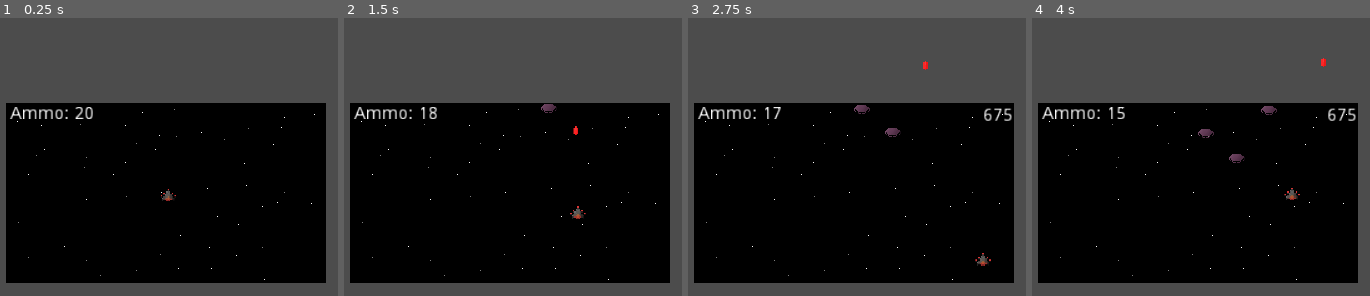
Above: before the commit, frames 1-4 (left to right).
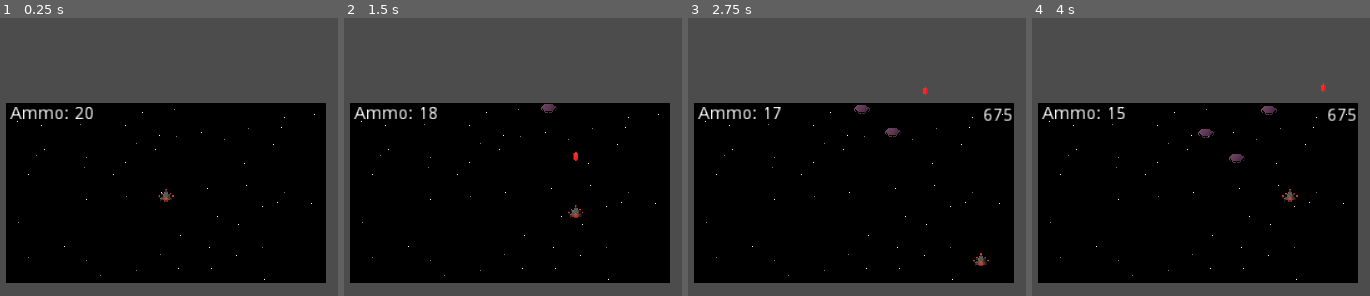
Above: after the commit, the same moments.

Repository: philippesic/Dlab-S2
Game: Godot game, scene res://Scenes/Level1.tscn
Two runs of this game, one before a commit and one after it. Both use one fixed random seed, a clock stepped at 60 frames per second and the inputs below.
Inputs (mouse positions are in pixels of both pictures, inside the frame that each line leads up to):
- Up to frame 1 (0.25 s): no input
- Up to frame 2 (1.5 s): tap Enter at 0.5 s; move the mouse to (outside the picture) at 0.52 s; hold D (right) 0.53-1.28 s; click (outside the picture) at 0.6 s; move the mouse to (350, 265) at 1.27 s; hold S (down) from 1.28 s (still down); click (350, 265) at 1.35 s
- Up to frame 3 (2.75 s): move the mouse to (934, 143) at 2.02 s; release S (down) at 2.03 s; hold D (right) from 2.03 s (still down); click (934, 143) at 2.1 s
- Up to frame 4 (4 s): move the mouse to (outside the picture) at 2.77 s; release D (right) at 2.78 s; hold W (up) 2.78-3.53 s; click (outside the picture) at 2.85 s; move the mouse to (outside the picture) at 3.52 s; hold A (left) from 3.53 s (still down); click (outside the picture) at 3.6 s

The runs differ from the first frame. In frame 1, 0.1% of the frame differs, in the area x 46-53%, y 61-67%; in frame 2, 0.2%; in frame 3, 0.2%, in the area x 69-90%, y 15-90%; in frame 4, 0.2%.

Commit message:
Fixed bug with bullet not spawning in proper location

Diff:
--- a/Scenes/Level1.tscn
+++ b/Scenes/Level1.tscn
@@ -91,19 +91,19 @@
 script = ExtResource( 2 )
 
 [node name="Sprite" type="AnimatedSprite" parent="Player1"]
-position = Vector2( 0.0260552, 0.0718957 )
+position = Vector2( 0, 0.0821533 )
 scale = Vector2( 0.00173702, 0.00616247 )
 frames = SubResource( 12 )
 animation = "Idle"
-frame = 7
+frame = 2
 playing = true
 
 [node name="CollisionShape2D" type="CollisionShape2D" parent="Player1"]
-position = Vector2( 0.0260553, 0.123249 )
+position = Vector2( -3.53903e-08, 0.12325 )
 shape = SubResource( 1 )
 
 [node name="BulletSpawn" type="Position2D" parent="Player1"]
-position = Vector2( 0, -1.84874 )
+position = Vector2( 0, -0.595705 )
 
 [node name="Target" type="KinematicBody2D" parent="Player1"]
 position = Vector2( 0, -11.0924 )
@@ -112,7 +112,7 @@
 [node name="Area2D" type="Area2D" parent="Player1"]
 
 [node name="CollisionShape2D" type="CollisionShape2D" parent="Player1/Area2D"]
-position = Vector2( 0.0260553, 0.102708 )
+position = Vector2( -3.53903e-08, 0.102708 )
 shape = SubResource( 2 )
 
 [node name="ScoreController" type="Control" parent="."]
--- a/project.godot
+++ b/project.godot
@@ -37,21 +37,25 @@
 up={
 "deadzone": 0.5,
 "events": [ Object(InputEventKey,"resource_local_to_scene":false,"resource_name":"","device":0,"alt":false,"shift":false,"control":false,"meta":false,"command":false,"pressed":false,"scancode":87,"physical_scancode":0,"unicode":0,"echo":false,"script":null)
+, Object(InputEventJoypadMotion,"resource_local_to_scene":false,"resource_name":"","device":0,"axis":1,"axis_value":-1.0,"script":null)
  ]
 }
 down={
 "deadzone": 0.5,
 "events": [ Object(InputEventKey,"resource_local_to_scene":false,"resource_name":"","device":0,"alt":false,"shift":false,"control":false,"meta":false,"command":false,"pressed":false,"scancode":83,"physical_scancode":0,"unicode":0,"echo":false,"script":null)
+, Object(InputEventJoypadMotion,"resource_local_to_scene":false,"resource_name":"","device":0,"axis":1,"axis_value":1.0,"script":null)
  ]
 }
 left={
 "deadzone": 0.5,
 "events": [ Object(InputEventKey,"resource_local_to_scene":false,"resource_name":"","device":0,"alt":false,"shift":false,"control":false,"meta":false,"command":false,"pressed":false,"scancode":65,"physical_scancode":0,"unicode":0,"echo":false,"script":null)
+, Object(InputEventJoypadMotion,"resource_local_to_scene":false,"resource_name":"","device":0,"axis":0,"axis_value":-1.0,"script":null)
  ]
 }
 right={
 "deadzone": 0.5,
 "events": [ Object(InputEventKey,"resource_local_to_scene":false,"resource_name":"","device":0,"alt":false,"shift":false,"control":false,"meta":false,"command":false,"pressed":false,"scancode":68,"physical_scancode":0,"unicode":0,"echo":false,"script":null)
+, Object(InputEventJoypadMotion,"resource_local_to_scene":false,"resource_name":"","device":0,"axis":0,"axis_value":1.0,"script":null)
  ]
 }
 lmb={
Binary file added: Version 2/index.apple-touch-icon.png
Not shown, added: Version 2/index.apple-touch-icon.png.import
Binary file added: Version 2/index.icon.png
Not shown, added: Version 2/index.icon.png.import
Binary file added: Version 2/index.png
Not shown, added: Version 2/index.png.import
Not shown, changed: export_presets.cfg
Not shown, changed: .DS_Store
Not shown, added: Version 2/index.audio.worklet.js
Not shown, added: Version 2/index.html
Not shown, added: Version 2/index.js
Not shown, added: Version 2/index.pck
(and 1 more such lines)
